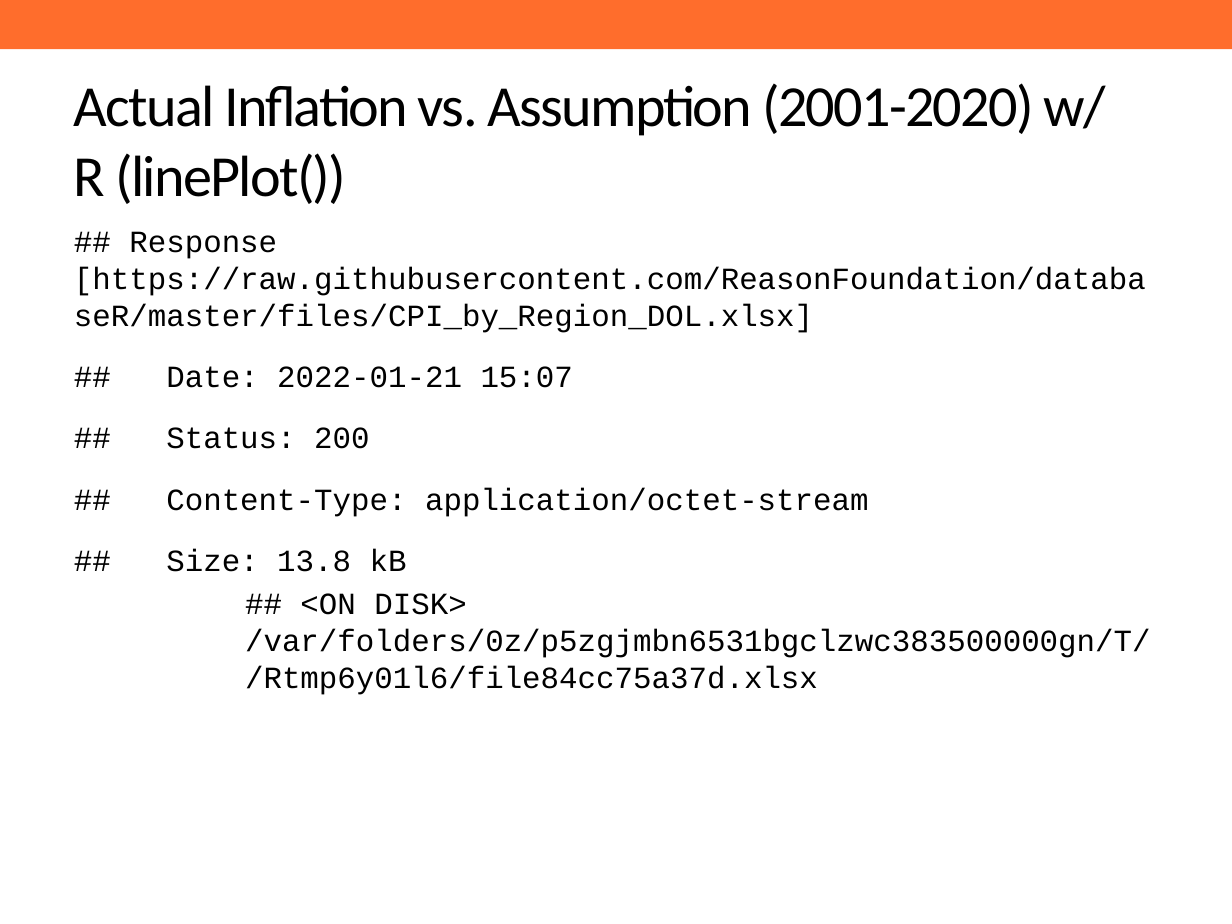
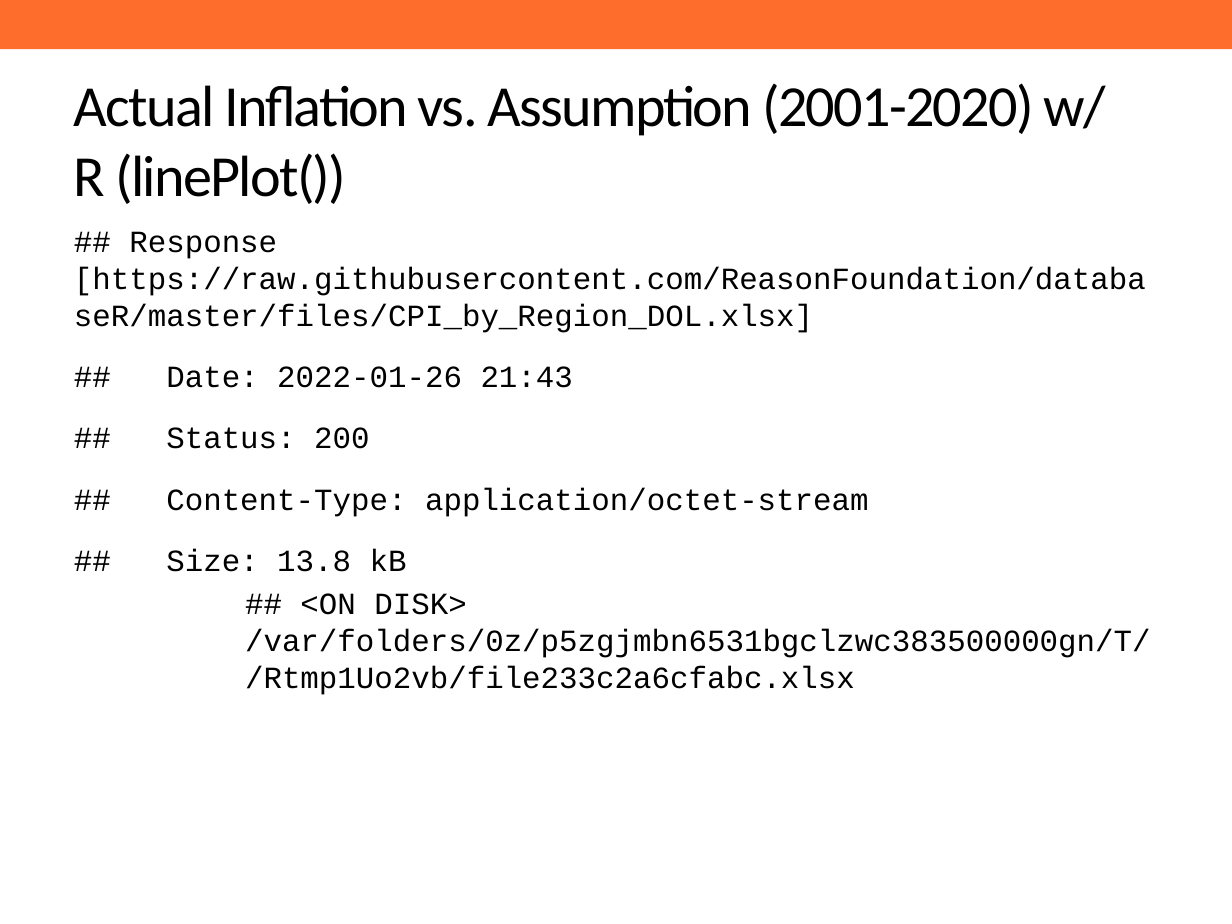
Before and after one commit to ANiraula/ASRS.deck, a slide deck: slide 22 of RMarkdown_ASRS.pptx (slide 19 before the commit). Drawn at 1232x924 pixels with LibreOffice and Linux fonts; fonts in the diff are those of the drawing; background and template pictures are left out. Boxes give left, top, right and bottom in pixels: in the first picture for what was removed or moved away, otherwise in the second. Text is boxed around its words. In the diff, an @@ line names an element or a change of style, - is before the commit and + after.

Commit message:
Added G/L chart & text slide

```diff
--- a/RMarkdown_ASRS.pptx
+++ b/RMarkdown_ASRS.pptx
@@ text at (74, 231, 1151, 695): text changed @@
-## Response [https://raw.githubusercontent.com/ReasonFoundation/databaseR/master/files/CPI_by_Region_DOL.xlsx]
-## Date: 2022-01-21 15:07
-## Status: 200
-## Content-Type: application/octet-stream
-## Size: 13.8 kB
-## <ON DISK> /var/folders/0z/p5zgjmbn6531bgclzwc383500000gn/T//Rtmp6y01l6/file84cc75a37d.xlsx
+## Response [https://raw.githubusercontent.com/ReasonFoundation/databaseR/master/files/CPI_by_Region_DOL.xlsx]
+## Date: 2022-01-26 21:43
+## Status: 200
+## Content-Type: application/octet-stream
+## Size: 13.8 kB
+## <ON DISK> /var/folders/0z/p5zgjmbn6531bgclzwc383500000gn/T//Rtmp1Uo2vb/file233c2a6cfabc.xlsx
```
Also in this commit, not shown: 1 other slide changed, 3 slides added, 4 other files.
